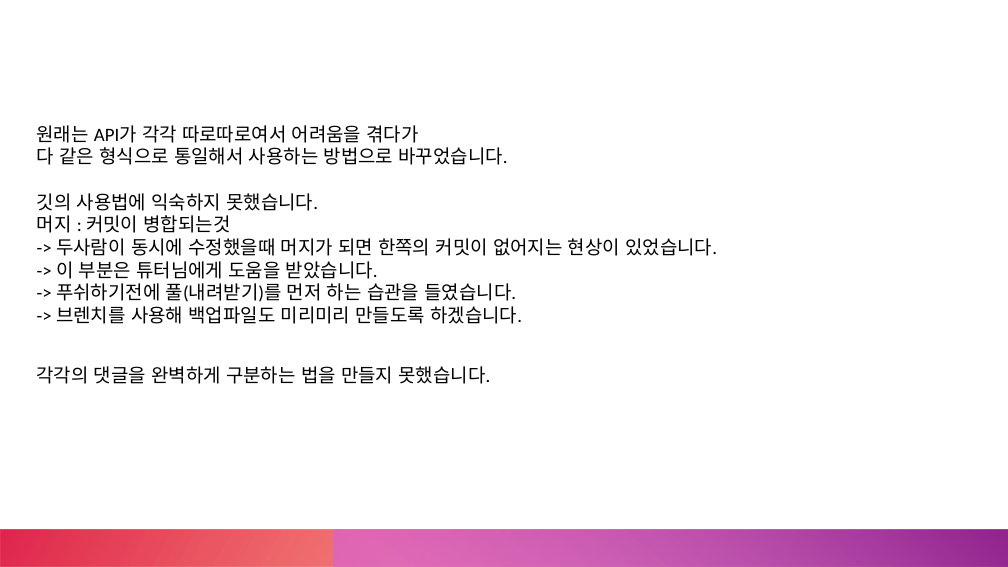
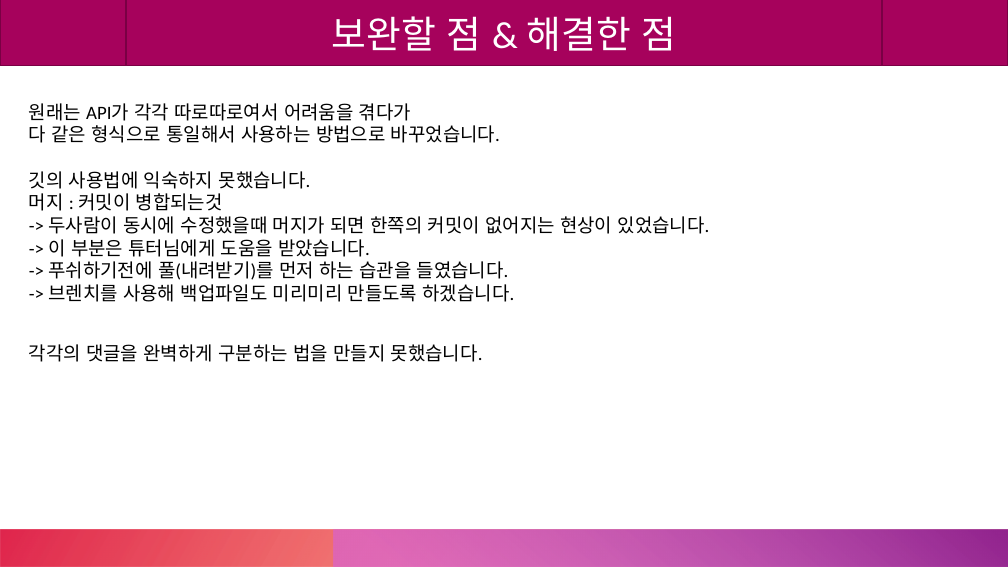
Before and after one commit to Mrgil0/FourGlass, a slide deck: slide 5 of FourGlass/FourGlass.pptx. Drawn at 1008x567 pixels with LibreOffice and Linux fonts; fonts in the diff are those of the drawing. Boxes give left, top, right and bottom in pixels: in the first picture for what was removed or moved away, otherwise in the second. Text is boxed around its words. In the diff, an @@ line names an element or a change of style, - is before the commit and + after.

```diff
--- a/FourGlass/FourGlass.pptx
+++ b/FourGlass/FourGlass.pptx
@@ flow chart predefined process added at <box>0,0,1008,66</box>, fill #A6025C, outline #7B0144 1 pt, 36 pt, text #FFFFFF @@
+보완할 점 & 해결한 점
@@ 3 texts: place and size @@
-3 texts at <box>36,125,717,384</box>
+3 texts at <box>29,103,710,362</box>
```
Also in this commit, not shown: 7 other slides changed.
